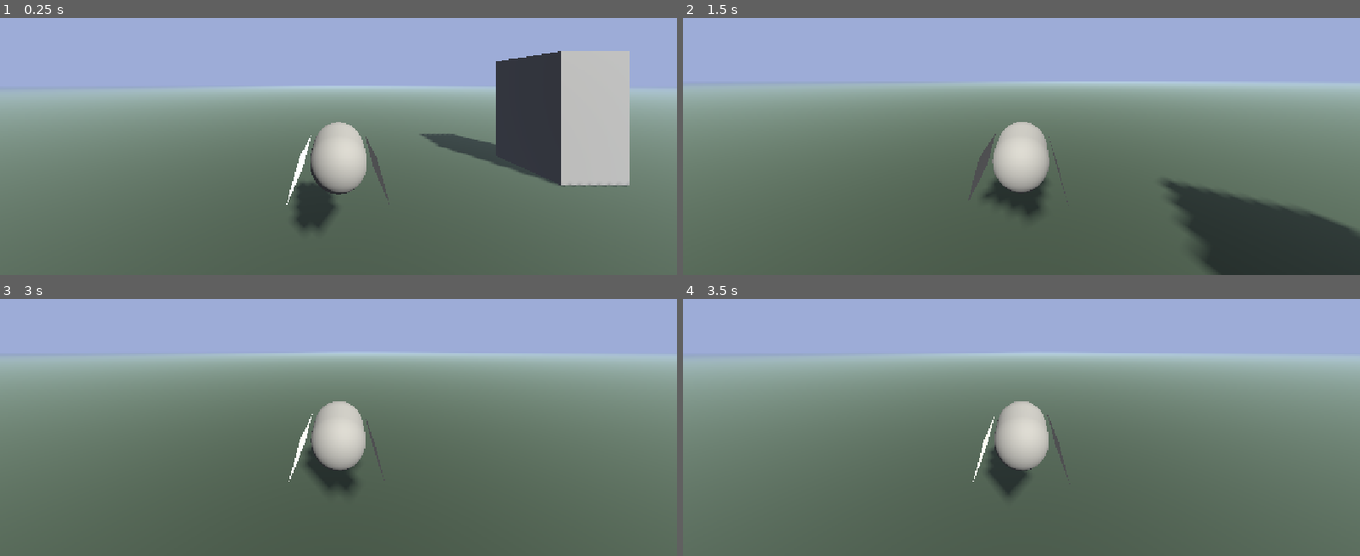
Above: before the commit, frames 1-4 (two rows, left to right).
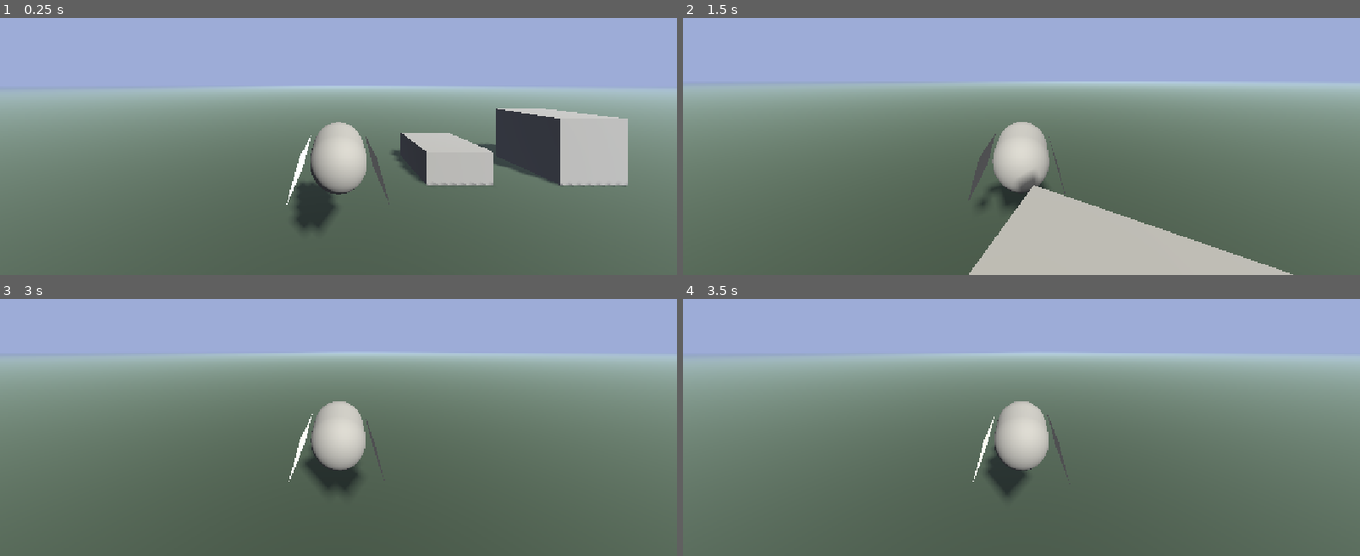
Above: after the commit, the same moments.

Repository: Su-Nes/bird-game
Game: Godot game, scene res://World/World.tscn
The game is run twice, just before and just after one commit, with the same random seed, the same clock (stepped at 60 frames per second) and the same inputs.
Inputs (mouse positions are in pixels of both pictures, inside the frame that each line leads up to):
- Up to frame 1 (0.25 s): no input
- Up to frame 2 (1.5 s): move the mouse to (1055, 82) at 0.52 s; hold W (forward) from 0.53 s (still down); tap Space (jump) at 0.77 s; move the mouse to (987, 87) at 1.27 s
- Up to frame 3 (3 s): keep holding W (forward); tap Space (jump) at 1.52 s; move the mouse to (352, 358) at 2.02 s; move the mouse to (331, 370) at 2.77 s
- Up to frame 4 (3.5 s): keep holding W (forward); tap Space (jump) at 3.02 s

The runs differ from the first frame. In frame 1, 7.1% of the frame differs, in the area x 57-93%, y 12-66%; in frame 2, 15%, in the area x 42-100%, y 60-100%; in frame 3, less than 0.1%; in frame 4, less than 0.1%.

Commit message:
Code tweaks

Diff:
--- a/Player/Scripting/CameraMotion.gd
+++ b/Player/Scripting/CameraMotion.gd
@@ -25,3 +25,4 @@
 func _process(_delta):
 	if Input.is_action_just_pressed("pause"):
 		Input.mouse_mode = Input.MOUSE_MODE_VISIBLE
+		get_tree().quit()
--- a/World/World.tscn
+++ b/World/World.tscn
@@ -60,5 +60,8 @@
 use_collision = true
 
 [node name="CSGBox3D" type="CSGBox3D" parent="LevelObjects/CSGCombiner3D" unique_id=937943683]
-transform = Transform3D(1, 0, 0, 0, 1, 0, 0, 0, 1, 3.8234382, 1, -1.3801175)
-size = Vector3(1, 2, 1)
+transform = Transform3D(1, 0, 0, 0, 1, 0, 0, 0, 1, 3.8152645, 0.49528515, -1.3857778)
+
+[node name="CSGBox3D2" type="CSGBox3D" parent="LevelObjects/CSGCombiner3D" unique_id=1748141795]
+transform = Transform3D(1, 0, 0, 0, 1, 0, 0, 0, 1, 1.8152645, 0.24528515, -1.3857778)
+size = Vector3(1, 0.5, 1)
